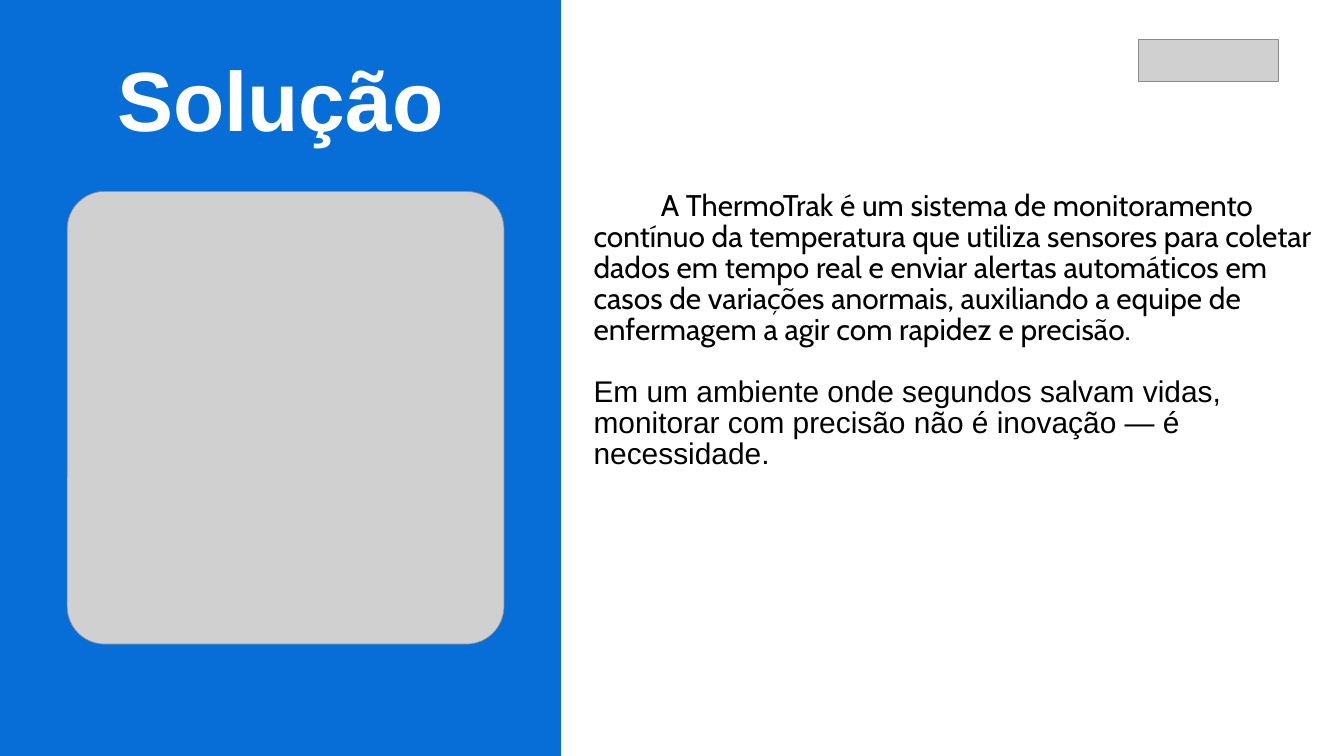
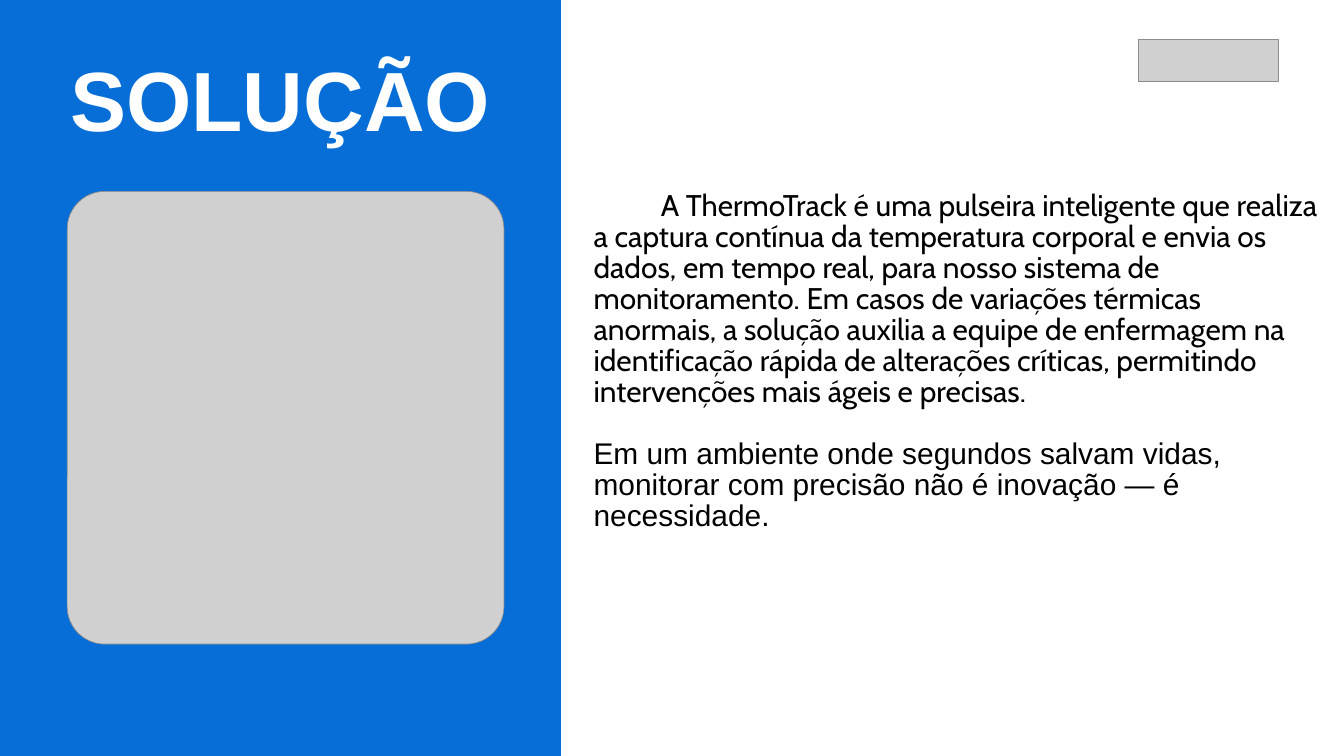
Before and after one commit to TawanLander/ProjetoPI-2026-01, a slide deck: slide 7 of Documentação/Apresentação/TechVita_Apresentação.pptx. Drawn at 1344x756 pixels with LibreOffice and Linux fonts; fonts in the diff are those of the drawing; grey boxes stand for pictures. Boxes give left, top, right and bottom in pixels: in the first picture for what was removed or moved away, otherwise in the second. Text is boxed around its words. In the diff, an @@ line names an element or a change of style, - is before the commit and + after.

```diff
--- a/Documentação/Apresentação/TechVita_Apresentação.pptx
+++ b/Documentação/Apresentação/TechVita_Apresentação.pptx
@@ text at (70, 64, 490, 146): text changed @@
-Solução
+SOLUÇÃO
@@ text at (594, 193, 1318, 409): text changed @@
-A ThermoTrak é um sistema de monitoramento contínuo da temperatura que utiliza sensores para coletar dados em tempo real e enviar alertas automáticos em casos de variações anormais, auxiliando a equipe de enfermagem a agir com rapidez e precisão.
+A ThermoTrack é uma pulseira inteligente que realiza a captura contínua da temperatura corporal e envia os dados, em tempo real, para nosso sistema de monitoramento. Em casos de variações térmicas anormais, a solução auxilia a equipe de enfermagem na identificação rápida de alterações críticas, permitindo intervenções mais ágeis e precisas.
```
Also in this commit, not shown: 8 other slides changed, 6 slides added, 1 slide removed.
